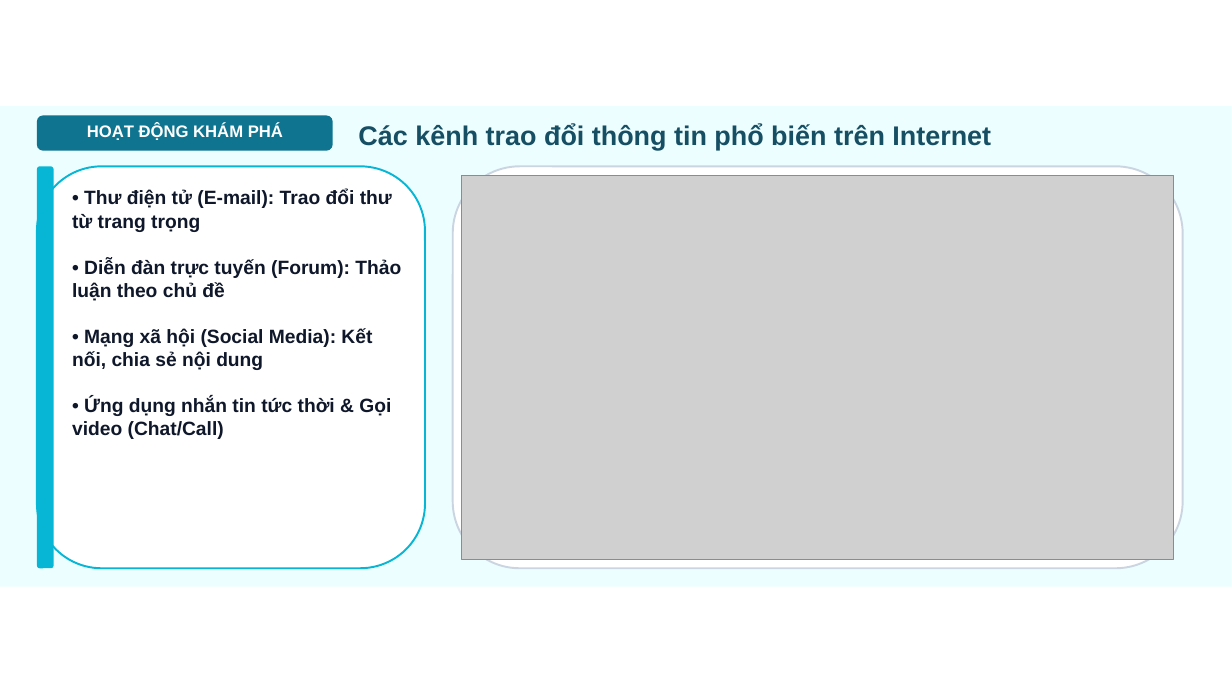
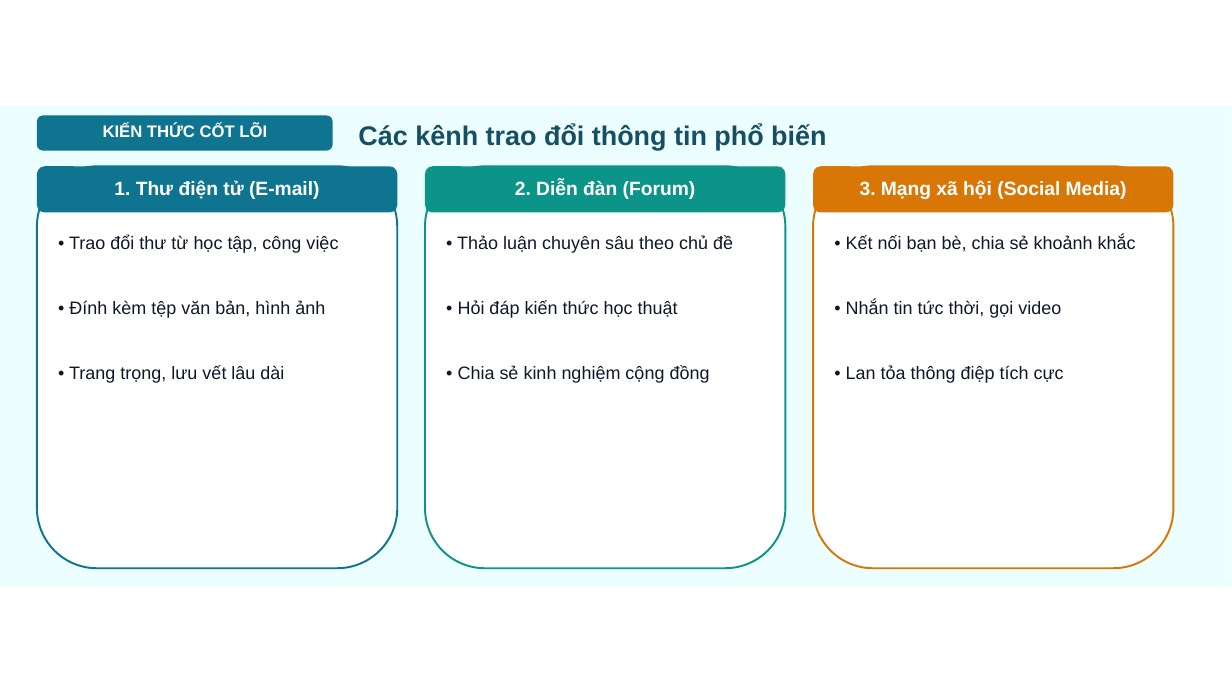
Before and after one commit to dinhnguyenhnue/UNIGO, a slide deck: slide 3 of KHBD_Tin_học/Lớp_7/Tuần_04/Slide_Tin_hoc_Lớp_7_Tiet04_Bai_4_Mang_xa_hoi.pptx (slide 2 before the commit). Drawn at 1232x693 pixels with LibreOffice and Linux fonts; fonts in the diff are those of the drawing; grey boxes stand for pictures; background and template pictures are left out. Boxes give left, top, right and bottom in pixels: in the first picture for what was removed or moved away, otherwise in the second. Text is boxed around its words. In the diff, an @@ line names an element or a change of style, - is before the commit and + after.

```diff
--- a/KHBD_Tin_học/Lớp_7/Tuần_04/Slide_Tin_hoc_Lớp_7_Tiet04_Bai_4_Mang_xa_hoi.pptx
+++ b/KHBD_Tin_học/Lớp_7/Tuần_04/Slide_Tin_hoc_Lớp_7_Tiet04_Bai_4_Mang_xa_hoi.pptx
@@ text at <box>103,124,267,137</box>: text changed @@
-HOẠT ĐỘNG KHÁM PHÁ
+KIẾN THỨC CỐT LÕI
@@ text at <box>358,124,826,150</box>: text changed @@
-Các kênh trao đổi thông tin phổ biến trên Internet
+Các kênh trao đổi thông tin phổ biến
@@ rounded rectangle: place and size @@
-rounded rectangle at <box>37,166,425,568</box>
+rounded rectangle at <box>37,166,397,568</box>
@@ rounded rectangle at <box>37,166,397,568</box>: outline #06B6D4 1.5 pt to #0E7490 1.5 pt @@
@@ rounded rectangle removed at <box>37,166,54,568</box> @@
@@ rounded rectangle added at <box>37,166,397,213</box>, fill #0E7490 @@
@@ rounded rectangle: place and size @@
-rounded rectangle at <box>453,166,1183,568</box>
+rounded rectangle at <box>425,166,786,568</box>
@@ rounded rectangle at <box>425,166,786,568</box>: outline #CBD5E1 1.5 pt to #0D9488 1.5 pt @@
@@ rounded rectangle added at <box>425,166,786,213</box>, fill #0D9488 @@
@@ picture removed at <box>462,176,1174,559</box> @@
@@ rounded rectangle added at <box>813,166,1174,568</box>, fill #FFFFFF, outline #D97706 1.5 pt @@
@@ rounded rectangle added at <box>813,166,1174,213</box>, fill #D97706 @@
@@ text at <box>114,180,320,199</box>: text changed; text colour #0F172A to #FFFFFF @@
-• Thư điện tử (E-mail): Trao đổi thư từ trang trọng
+1. Thư điện tử (E-mail)
@@ text added at <box>515,180,696,199</box>, 15 pt, text #FFFFFF, bold @@
+2. Diễn đàn (Forum)
@@ text added at <box>860,180,1127,199</box>, 15 pt, text #FFFFFF, bold @@
+3. Mạng xã hội (Social Media)
@@ text at <box>69,236,338,253</box>: text changed; size 15 to 14 pt; bold off @@
-• Diễn đàn trực tuyến (Forum): Thảo luận theo chủ đề
+• Trao đổi thư từ học tập, công việc
@@ text added at <box>457,236,733,253</box>, 14 pt, text #0F172A @@
+• Thảo luận chuyên sâu theo chủ đề
@@ text added at <box>846,236,1136,252</box>, 14 pt, text #0F172A @@
+• Kết nối bạn bè, chia sẻ khoảnh khắc
@@ text at <box>69,300,325,318</box>: text changed; size 15 to 14 pt; bold off @@
-• Mạng xã hội (Social Media): Kết nối, chia sẻ nội dung
+• Đính kèm tệp văn bản, hình ảnh
@@ text added at <box>458,300,678,318</box>, 14 pt, text #0F172A @@
+• Hỏi đáp kiến thức học thuật
@@ text added at <box>846,300,1061,318</box>, 14 pt, text #0F172A @@
+• Nhắn tin tức thời, gọi video
@@ text at <box>69,365,284,383</box>: text changed; size 15 to 14 pt; bold off @@
-• Ứng dụng nhắn tin tức thời & Gọi video (Chat/Call)
+• Trang trọng, lưu vết lâu dài
@@ text added at <box>458,365,710,383</box>, 14 pt, text #0F172A @@
+• Chia sẻ kinh nghiệm cộng đồng
@@ text added at <box>846,365,1064,383</box>, 14 pt, text #0F172A @@
+• Lan tỏa thông điệp tích cực
```
Also in this commit, not shown: 5 other slides changed, 1 slide added, 1 slide removed, 13 other files.
